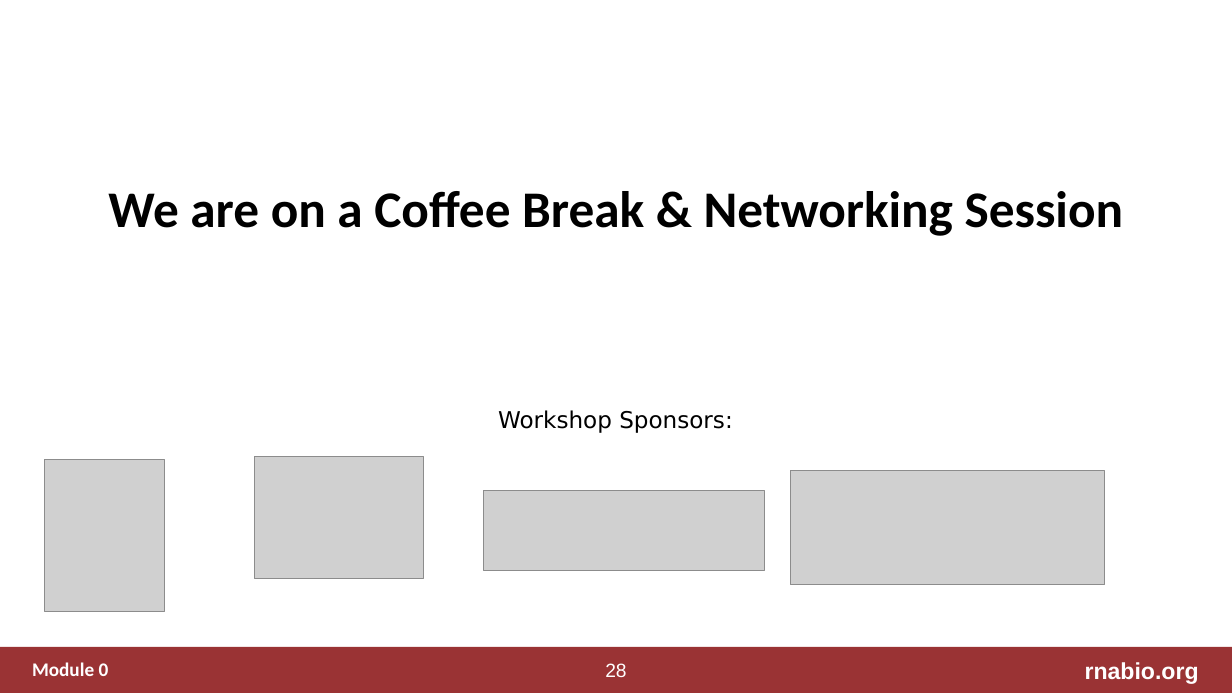
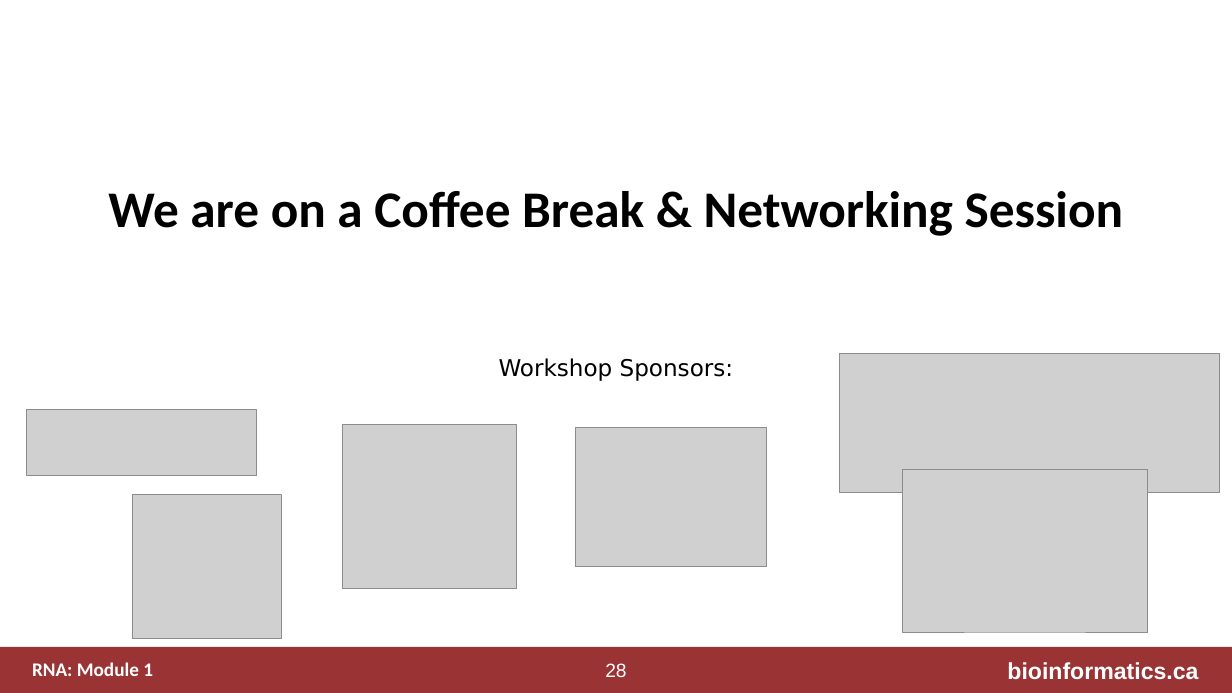
Before and after one commit to griffithlab/rnabio.org, a slide deck: slide 28 of assets/lectures/cbw/2021/full/RNASeq_Module1_IntrotoRNA.pptx. Drawn at 1232x693 pixels with LibreOffice and Linux fonts; fonts in the diff are those of the drawing; grey boxes stand for pictures. Boxes give left, top, right and bottom in pixels: in the first picture for what was removed or moved away, otherwise in the second. Text is boxed around its words. In the diff, an @@ line names an element or a change of style, - is before the commit and + after.

```diff
--- a/assets/lectures/cbw/2021/full/RNASeq_Module1_IntrotoRNA.pptx
+++ b/assets/lectures/cbw/2021/full/RNASeq_Module1_IntrotoRNA.pptx
@@ text "Workshop Sponsors:": place and size @@
-text "Workshop Sponsors:" at box(498, 410, 732, 433)
+text "Workshop Sponsors:" at box(499, 358, 733, 381)
@@ picture added at box(840, 354, 1221, 493) @@
@@ picture added at box(26, 410, 256, 476) @@
@@ picture added at box(343, 424, 517, 588) @@
@@ picture added at box(576, 428, 767, 567) @@
@@ picture removed at box(45, 459, 165, 612) @@
@@ picture removed at box(254, 457, 423, 579) @@
@@ picture removed at box(790, 471, 1105, 585) @@
@@ picture added at box(903, 470, 1148, 632) @@
@@ picture added at box(132, 495, 281, 640) @@
@@ picture removed at box(483, 491, 764, 570) @@
@@ text at box(32, 662, 153, 676): text changed @@
-Module 0
+RNA: Module 1
@@ text at box(1007, 662, 1198, 679): text changed @@
-rnabio.org
+bioinformatics.ca
```
Also in this commit, not shown: 27 other slides changed, 29 other files.
